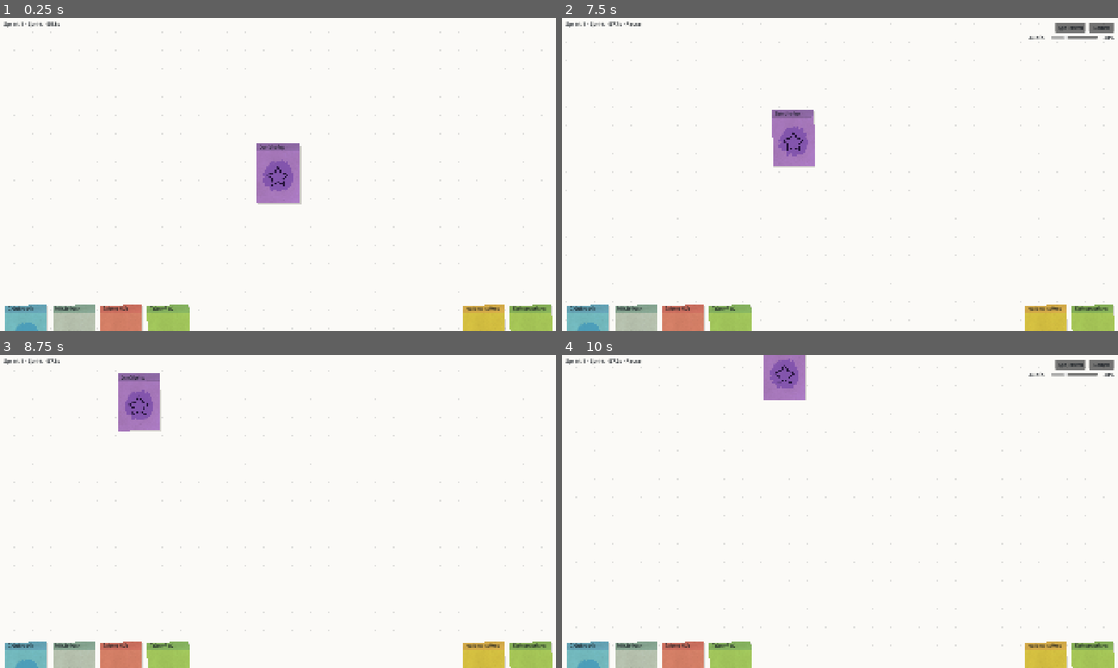
Above: before the commit, frames 1-4 (two rows, left to right).
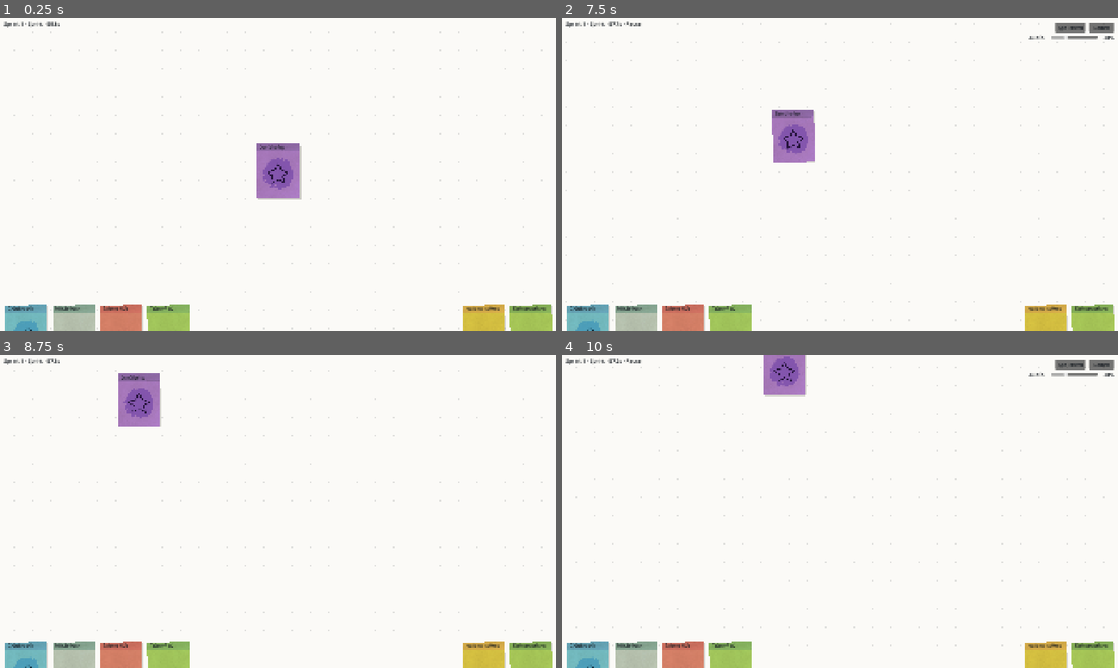
Above: after the commit, the same moments.

Repository: mp1707/scope-creep-godot
Game: Godot game, scene res://scenes/application/Main.tscn
Two runs of this game, one before a commit and one after it. Both use one fixed random seed, a clock stepped at 60 frames per second and the inputs below.
Inputs (mouse positions are in pixels of both pictures, inside the frame that each line leads up to):
- Up to frame 1 (0.25 s): no input
- Up to frame 2 (7.5 s): tap Enter at 0.5, 6.5 s; move the mouse to (962, 158) at 0.52 s; click (962, 158) at 0.67 s; tap Space at 0.77, 5.75, 7.25 s; click "Speichern" at 1.25 s; click "Laden" at 2 s; click "Speichern" at 2.75 s; click "Laden" at 3.5 s; click "Speichern" at 4.25 s; click "Laden" at 5 s; drag from (728, 190) to (812, 237) at 5.77 s; move the mouse to (895, 105) at 6.52 s; click (895, 105) at 6.67 s; drag from (812, 237) to (673, 127) at 7.27 s
- Up to frame 3 (8.75 s): tap Enter at 8 s; move the mouse to (444, 558) at 8.02 s; click (444, 558) at 8.17 s; tap Space at 8.27 s
- Up to frame 4 (10 s): tap Space at 8.75 s; drag from (673, 464) to (756, 433) at 8.77 s; move the mouse to (867, 511) at 9.52 s; click (867, 511) at 9.67 s

The runs differ from the first frame. In frame 1, 0.4% of the frame differs, in the area x 2-100%, y 44-100%; in frame 2, 0.3%; in frame 3, 0.3%; in frame 4, 0.3%.

Commit message:
Shorten card height for squarer layout

Diff:
--- a/scenes/application/Main.tscn
+++ b/scenes/application/Main.tscn
@@ -39,7 +39,7 @@
 script = ExtResource("6_shopdock")
 
 [node name="FounderPanicSlot" type="Control" parent="UiLayer/ShopDock" unique_id=56639836]
-custom_minimum_size = Vector2(144, 196)
+custom_minimum_size = Vector2(144, 180)
 layout_mode = 1
 anchors_preset = 7
 anchor_left = 0.5
@@ -49,7 +49,7 @@
 offset_left = -942.0
 offset_top = -89.0
 offset_right = -798.0
-offset_bottom = 107.0
+offset_bottom = 91.0
 grow_horizontal = 2
 grow_vertical = 0
 mouse_filter = 2
@@ -58,7 +58,7 @@
 preview_label = "Gruenderpanik"
 
 [node name="WellbeingSlot" type="Control" parent="UiLayer/ShopDock" unique_id=1418177653]
-custom_minimum_size = Vector2(144, 196)
+custom_minimum_size = Vector2(144, 180)
 layout_mode = 1
 anchors_preset = 7
 anchor_left = 0.5
@@ -68,7 +68,7 @@
 offset_left = -778.0
 offset_top = -89.0
 offset_right = -634.0
-offset_bottom = 107.0
+offset_bottom = 91.0
 grow_horizontal = 2
 grow_vertical = 0
 mouse_filter = 2
@@ -77,7 +77,7 @@
 preview_label = "Wohlbefinden"
 
 [node name="ExternalHelpSlot" type="Control" parent="UiLayer/ShopDock" unique_id=1438723163]
-custom_minimum_size = Vector2(144, 196)
+custom_minimum_size = Vector2(144, 180)
 layout_mode = 1
 anchors_preset = 7
 anchor_left = 0.5
@@ -87,7 +87,7 @@
 offset_left = -614.0
 offset_top = -89.0
 offset_right = -470.0
-offset_bottom = 107.0
+offset_bottom = 91.0
 grow_horizontal = 2
 grow_vertical = 0
 mouse_filter = 2
@@ -96,7 +96,7 @@
 preview_label = "Externe Hilfe"
 
 [node name="CustomerChaosSlot" type="Control" parent="UiLayer/ShopDock" unique_id=1538085392]
-custom_minimum_size = Vector2(144, 196)
+custom_minimum_size = Vector2(144, 180)
 layout_mode = 1
 anchors_preset = 7
 anchor_left = 0.5
@@ -106,7 +106,7 @@
 offset_left = -289.0
 offset_top = -89.0
 offset_right = -145.0
-offset_bottom = 107.0
+offset_bottom = 91.0
 grow_horizontal = 2
 grow_vertical = 0
 mouse_filter = 2
@@ -115,7 +115,7 @@
 preview_label = "Kundenchaos"
 
 [node name="TalentPoolSlot" type="Control" parent="UiLayer/ShopDock" unique_id=1056744752]
-custom_minimum_size = Vector2(144, 196)
+custom_minimum_size = Vector2(144, 180)
 layout_mode = 1
 anchors_preset = 7
 anchor_left = 0.5
@@ -125,7 +125,7 @@
 offset_left = -451.0
 offset_top = -89.0
 offset_right = -307.0
-offset_bottom = 107.0
+offset_bottom = 91.0
 grow_horizontal = 2
 grow_vertical = 0
 mouse_filter = 2
@@ -134,7 +134,7 @@
 preview_label = "Talent-Pool"
 
 [node name="FreelanceSlot" type="Control" parent="UiLayer/ShopDock" unique_id=686774058]
-custom_minimum_size = Vector2(144, 196)
+custom_minimum_size = Vector2(144, 180)
 layout_mode = 1
 anchors_preset = 7
 anchor_left = 0.5
@@ -144,7 +144,7 @@
 offset_left = 638.0
 offset_top = -89.0
 offset_right = 782.0
-offset_bottom = 107.0
+offset_bottom = 91.0
 grow_horizontal = 2
 grow_vertical = 0
 mouse_filter = 2
@@ -153,7 +153,7 @@
 preview_label = "Freelance"
 
 [node name="RecyclingSlot" type="Control" parent="UiLayer/ShopDock" unique_id=1047047330]
-custom_minimum_size = Vector2(144, 196)
+custom_minimum_size = Vector2(144, 180)
 layout_mode = 1
 anchors_preset = 7
 anchor_left = 0.5
@@ -163,7 +163,7 @@
 offset_left = 802.0
 offset_top = -89.0
 offset_right = 946.0
-offset_bottom = 107.0
+offset_bottom = 91.0
 grow_horizontal = 2
 grow_vertical = 0
 mouse_filter = 2
--- a/scenes/presentation/CardView.tscn
+++ b/scenes/presentation/CardView.tscn
@@ -4,11 +4,11 @@
 [ext_resource type="Script" uid="uid://dnowpa6uig3pc" path="res://scripts/presentation/card_juice_controller.gd" id="2_juice"]
 
 [node name="CardView" type="Control" unique_id=577671738]
-custom_minimum_size = Vector2(144, 196)
+custom_minimum_size = Vector2(144, 180)
 layout_mode = 3
 anchors_preset = 0
 offset_right = 144.0
-offset_bottom = 196.0
+offset_bottom = 180.0
 mouse_filter = 1
 script = ExtResource("1_1fu8s")
 visual_root_path = NodePath("VisualRoot")
@@ -28,8 +28,8 @@
 [node name="VisualRoot" type="Control" parent="." unique_id=2043987601]
 layout_mode = 0
 offset_right = 144.0
-offset_bottom = 196.0
-pivot_offset = Vector2(72, 98)
+offset_bottom = 180.0
+pivot_offset = Vector2(72, 90)
 mouse_filter = 2
 
 [node name="CardShadow" type="Panel" parent="VisualRoot"]
@@ -38,13 +38,13 @@
 offset_left = 3.0
 offset_top = 4.0
 offset_right = 147.0
-offset_bottom = 200.0
+offset_bottom = 184.0
 mouse_filter = 2
 
 [node name="Background" type="Panel" parent="VisualRoot" unique_id=435676595]
 layout_mode = 0
 offset_right = 144.0
-offset_bottom = 196.0
+offset_bottom = 180.0
 mouse_filter = 2
 
 [node name="HeaderBand" type="Panel" parent="VisualRoot" unique_id=725238716]
@@ -57,9 +57,9 @@
 visible = false
 layout_mode = 0
 offset_left = 20.0
-offset_top = 56.0
+offset_top = 48.0
 offset_right = 124.0
-offset_bottom = 160.0
+offset_bottom = 152.0
 mouse_filter = 2
 expand_mode = 1
 stretch_mode = 5
@@ -67,9 +67,9 @@
 [node name="IconTextureRect" type="TextureRect" parent="VisualRoot" unique_id=1847566360]
 layout_mode = 0
 offset_left = 33.0
-offset_top = 69.0
+offset_top = 61.0
 offset_right = 111.0
-offset_bottom = 147.0
+offset_bottom = 139.0
 mouse_filter = 2
 expand_mode = 1
 stretch_mode = 5
@@ -117,7 +117,7 @@
 visible = false
 layout_mode = 0
 offset_right = 144.0
-offset_bottom = 196.0
+offset_bottom = 180.0
 mouse_filter = 2
 
 [node name="CardJuiceController" type="Node" parent="."]
--- a/scripts/presentation/board_view.gd
+++ b/scripts/presentation/board_view.gd
@@ -36,7 +36,7 @@
 signal interaction_preview_changed(stack_ids: PackedStringArray, dragged_card_id: String)
 
 @export var card_view_scene: PackedScene
-@export var card_size: Vector2 = Vector2(144.0, 196.0)
+@export var card_size: Vector2 = Vector2(144.0, 180.0)
 @export var stack_offset: Vector2 = Vector2(0.0, 26.0)
 @export var snap_distance: float = 96.0
 
--- a/scripts/presentation/card_view.gd
+++ b/scripts/presentation/card_view.gd
@@ -1,7 +1,7 @@
 class_name CardView
 extends Control
 
-const DEFAULT_CARD_SIZE: Vector2 = Vector2(144.0, 196.0)
+const DEFAULT_CARD_SIZE: Vector2 = Vector2(144.0, 180.0)
 const CARD_EDGE_INSET: float = 0.0
 const CARD_HAIRLINE_WIDTH: int = 1
 const CARD_HAIRLINE_COLOR: Color = Color(0.055, 0.052, 0.047, 0.22)
@@ -22,7 +22,7 @@
 const ICON_SCRIBBLE_TEXTURE_PATH: String = "res://assets/icons/handdrawn/ui/scribbleCricle.png"
 const TITLE_MAX_FONT_SIZE: int = 18
 const TITLE_MIN_FONT_SIZE: int = 8
-const DEFAULT_ICON_CENTER: Vector2 = Vector2(72.0, 108.0)
+const DEFAULT_ICON_CENTER: Vector2 = Vector2(72.0, 100.0)
 const DEFAULT_ICON_SCRIBBLE_PADDING: float = 24.0
 const ICON_MASK_SHADER_CODE: String = "shader_type canvas_item;\nuniform vec4 icon_color : source_color = vec4(0.06, 0.055, 0.05, 1.0);\nvoid fragment() {\n\tvec4 texture_color = texture(TEXTURE, UV);\n\tCOLOR = vec4(icon_color.rgb, texture_color.a * icon_color.a);\n}\n"
 const ProductLifecycleServiceScript: Script = preload("res://scripts/simulation/product_lifecycle_service.gd")
--- a/scripts/presentation/shop_dock_slot.gd
+++ b/scripts/presentation/shop_dock_slot.gd
@@ -2,7 +2,7 @@
 class_name ShopDockSlot
 extends Control
 
-const PREVIEW_CARD_SIZE: Vector2 = Vector2(144.0, 196.0)
+const PREVIEW_CARD_SIZE: Vector2 = Vector2(144.0, 180.0)
 const PREVIEW_FILL_COLOR: Color = Color(0.98, 0.88, 0.58, 0.42)
 const PREVIEW_HEADER_COLOR: Color = Color(0.76, 0.60, 0.32, 0.42)
 const PREVIEW_HAIRLINE_COLOR: Color = Color(0.055, 0.052, 0.047, 0.22)
--- a/scripts/presentation/shop_dock_view.gd
+++ b/scripts/presentation/shop_dock_view.gd
@@ -11,7 +11,7 @@
 const INTERACTION_HIGHLIGHT_Z_OFFSET: int = 6
 
 @export var card_view_scene: PackedScene
-@export var card_size: Vector2 = Vector2(144.0, 196.0)
+@export var card_size: Vector2 = Vector2(144.0, 180.0)
 @export var visible_height: float = 72.0
 @export var hover_raise: float = 54.0
 @export var slot_gap: float = 20.0
--- a/scripts/presentation/stack_layout.gd
+++ b/scripts/presentation/stack_layout.gd
@@ -1,7 +1,7 @@
 class_name StackLayout
 extends RefCounted
 
-var card_size: Vector2 = Vector2(144.0, 196.0)
+var card_size: Vector2 = Vector2(144.0, 180.0)
 var stack_offset: Vector2 = Vector2(0.0, 26.0)
 
 func get_card_position(stack: StackState, card_id: String) -> Vector2:
--- a/scripts/simulation/spawn_placement_service.gd
+++ b/scripts/simulation/spawn_placement_service.gd
@@ -1,7 +1,7 @@
 class_name SpawnPlacementService
 extends RefCounted
 
-const CARD_SIZE: Vector2 = Vector2(144.0, 196.0)
+const CARD_SIZE: Vector2 = Vector2(144.0, 180.0)
 const GAP: float = 36.0
 const BOARD_MARGIN: float = 56.0
 const SEARCH_RINGS: int = 7
--- a/tests/test_essential_core_rules.gd
+++ b/tests/test_essential_core_rules.gd
@@ -57,7 +57,7 @@
 	_assert_equal(_count_cards_by_definition(state, "card.resource.money"), 0, "Money should not start directly on the board.")
 
 	var opened_definitions: Array[String] = _open_booster_pack_and_collect_definitions(controller, state, startup_pack)
-	var step: Vector2 = Vector2(144.0, 196.0) + Vector2(36.0, 36.0)
+	var step: Vector2 = Vector2(144.0, 180.0) + Vector2(36.0, 36.0)
 	_assert_equal(opened_definitions, [
 		"card.product.software",
 		"card.employee.developer",
Binary file added: assets/card/cornerHighlightStripes.png
Not shown, added: assets/card/cornerHighlightStripes.png.import
Binary file added: assets/card/scribbleSelectionBackground.png
Not shown, added: assets/card/scribbleSelectionBackground.png.import
